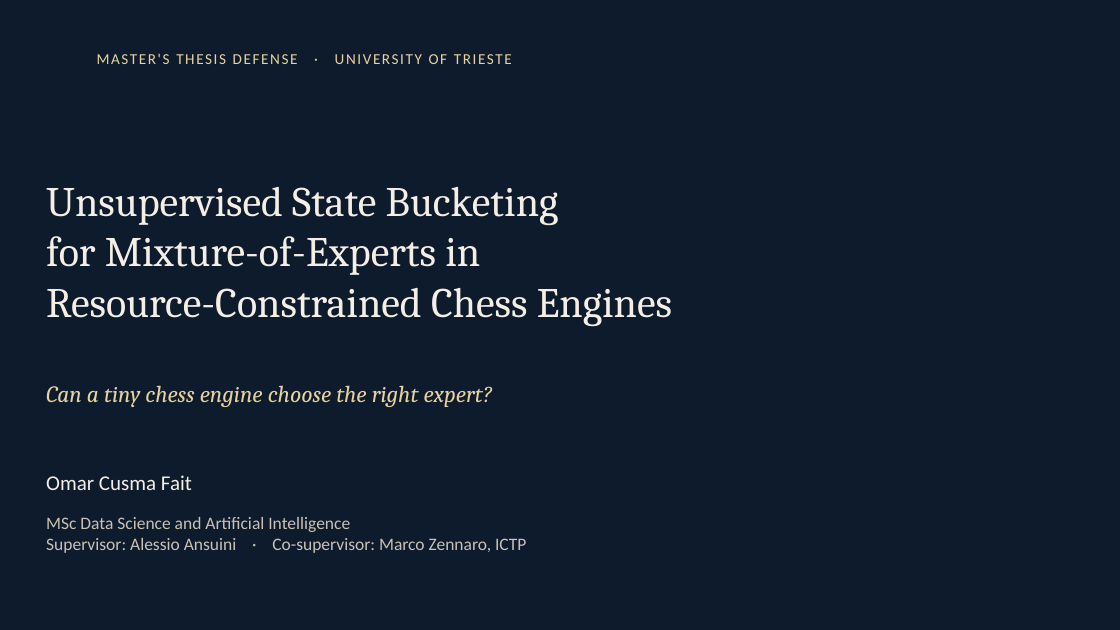
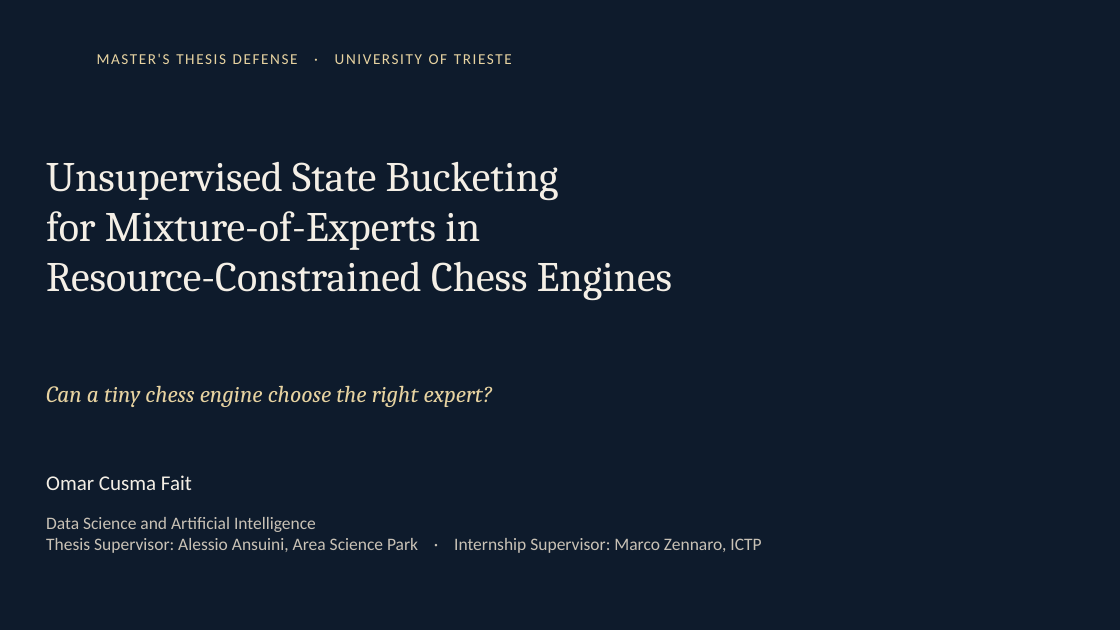
Before and after one commit to Omega97/masters-thesis-unsupervised-bucketing, a slide deck: slide 1 of Presentation/Chess_MoE_defense.pptx. Drawn at 1120x630 pixels with LibreOffice and Linux fonts; fonts in the diff are those of the drawing. Boxes give left, top, right and bottom in pixels: in the first picture for what was removed or moved away, otherwise in the second. Text is boxed around its words. In the diff, an @@ line names an element or a change of style, - is before the commit and + after.

```diff
--- a/Presentation/Chess_MoE_defense.pptx
+++ b/Presentation/Chess_MoE_defense.pptx
@@ text "Unsupervised State Bucketing": place and size @@
-text "Unsupervised State Bucketing" at [46,187,672,327]
+text "Unsupervised State Bucketing" at [46,162,672,301]
@@ text at [46,517,761,553]: text changed @@
-MSc Data Science and Artificial Intelligence
-Supervisor: Alessio Ansuini · Co-supervisor: Marco Zennaro, ICTP
+Data Science and Artificial Intelligence
+Thesis Supervisor: Alessio Ansuini, Area Science Park · Internship Supervisor: Marco Zennaro, ICTP
```
Also in this commit, not shown: 17 other slides changed, 8 slides added.
